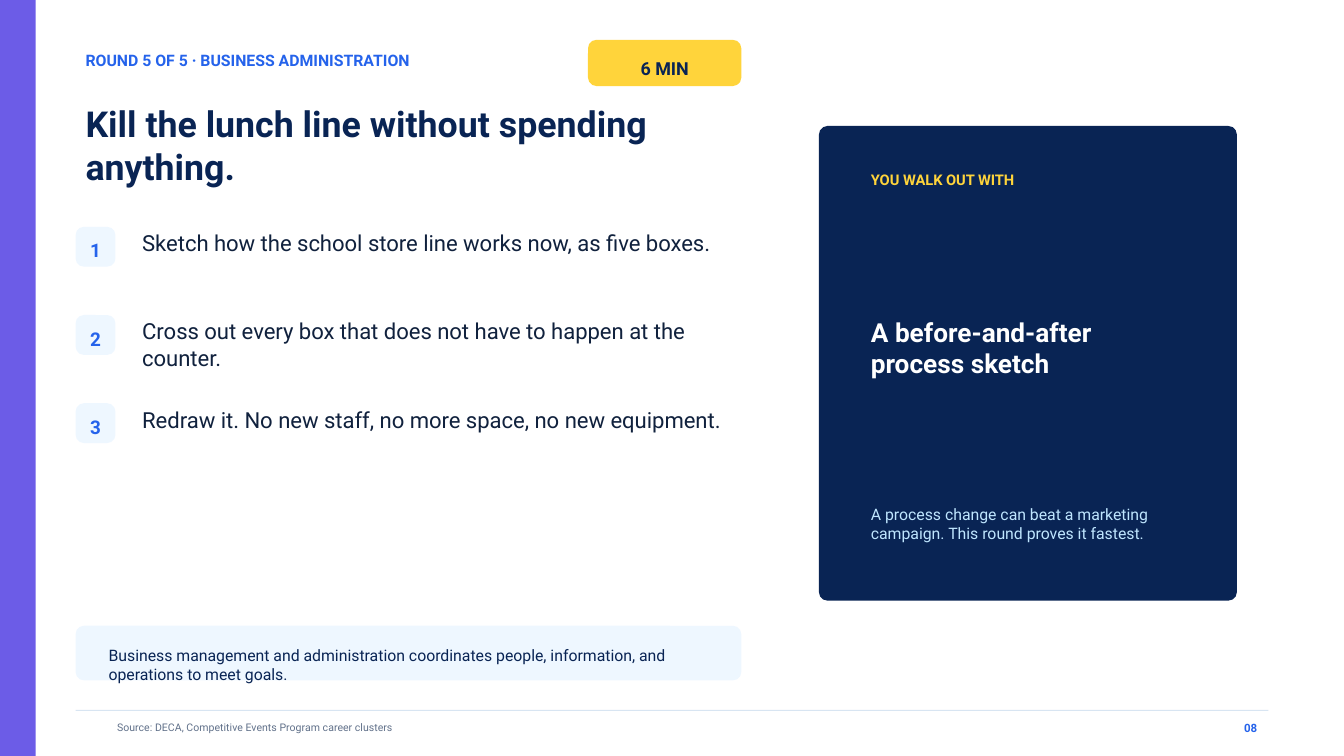
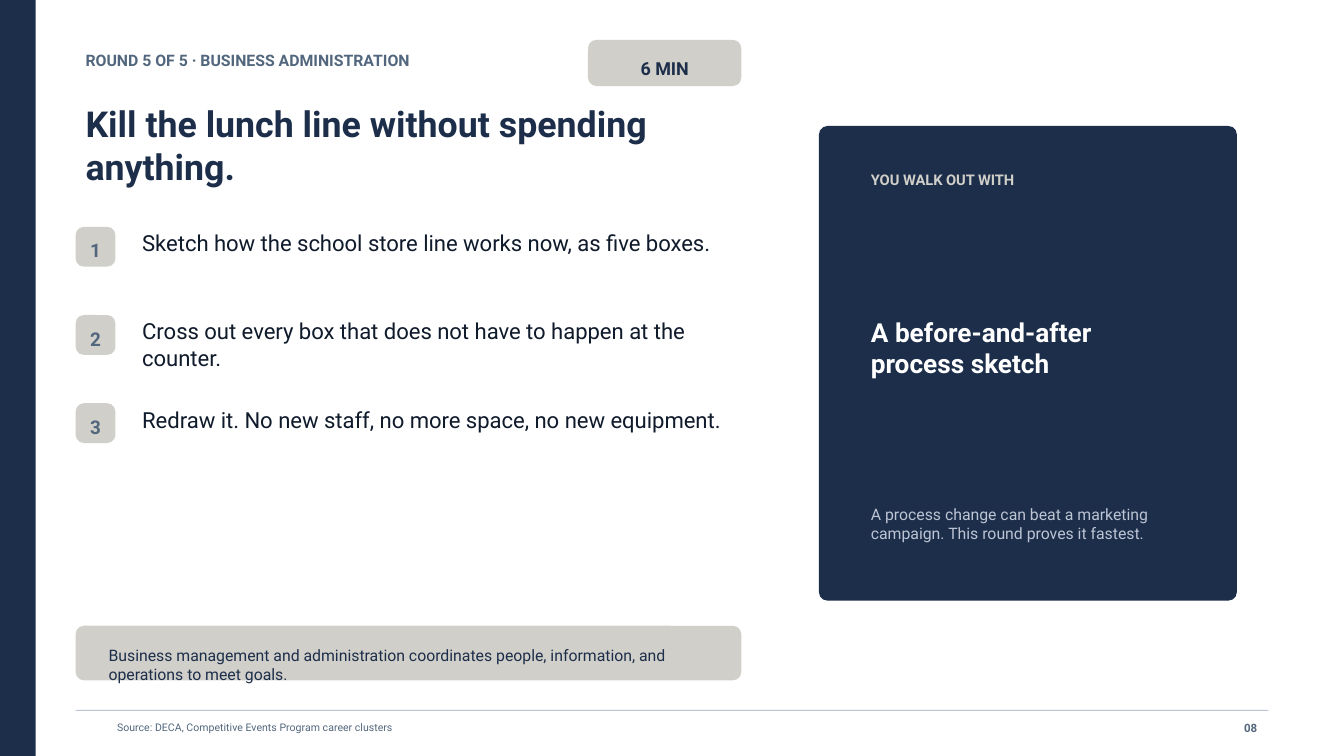
Before and after one commit to jadalin100/career-canvas, a slide deck: slide 8 of slides/output/Career_Canvas_Meeting_1_Creativity_Across_DECA_Areas.pptx. Drawn at 1344x756 pixels with LibreOffice and Linux fonts; fonts in the diff are those of the drawing. Boxes give left, top, right and bottom in pixels: in the first picture for what was removed or moved away, otherwise in the second. Text is boxed around its words. In the diff, an @@ line names an element or a change of style, - is before the commit and + after.

```diff
--- a/slides/output/Career_Canvas_Meeting_1_Creativity_Across_DECA_Areas.pptx
+++ b/slides/output/Career_Canvas_Meeting_1_Creativity_Across_DECA_Areas.pptx
@@ rectangle at [0, 0, 35, 756]: fill #6C5CE7 to #1C2E4A @@
@@ rounded rectangle at [588, 40, 741, 87]: fill #FFD43B to #D1CFC9 @@
@@ rounded rectangle at [819, 126, 1237, 601]: fill #092454 to #1C2E4A @@
@@ text "YOU WALK OUT WITH" at [871, 174, 1014, 185]: text colour #FFD43B to #D1CFC9 @@
@@ text colour #10213D to #0F1A2B in 3 elements at [142, 234, 710, 254], [142, 322, 685, 367], [142, 411, 721, 433] @@
@@ text "A process change can beat ..." at [871, 508, 1148, 542]: text colour #BFE6FF to #BDC4D4 @@
@@ fill #EEF7FF to #D1CFC9 in 4 elements at [76, 227, 116, 267], [76, 315, 116, 355], [76, 403, 116, 444], [76, 626, 741, 681] @@
@@ text colour #092454 to #1C2E4A in 3 elements at [641, 62, 688, 75], [86, 110, 647, 188], [109, 649, 665, 685] @@
@@ rectangle at [76, 710, 1268, 711]: fill #D8E5F2 to #BDC4D4 @@
@@ text "Source: DECA, Competitive Events Program ..." at [117, 723, 392, 733]: text colour #61718A to #52677D @@
@@ text colour #2563EB to #52677D in 5 elements at [86, 54, 410, 66], [90, 244, 101, 257], [90, 332, 101, 346], [90, 420, 101, 434], [1244, 724, 1257, 732] @@
```
Also in this commit, not shown: 11 other slides changed, 16 other files.
